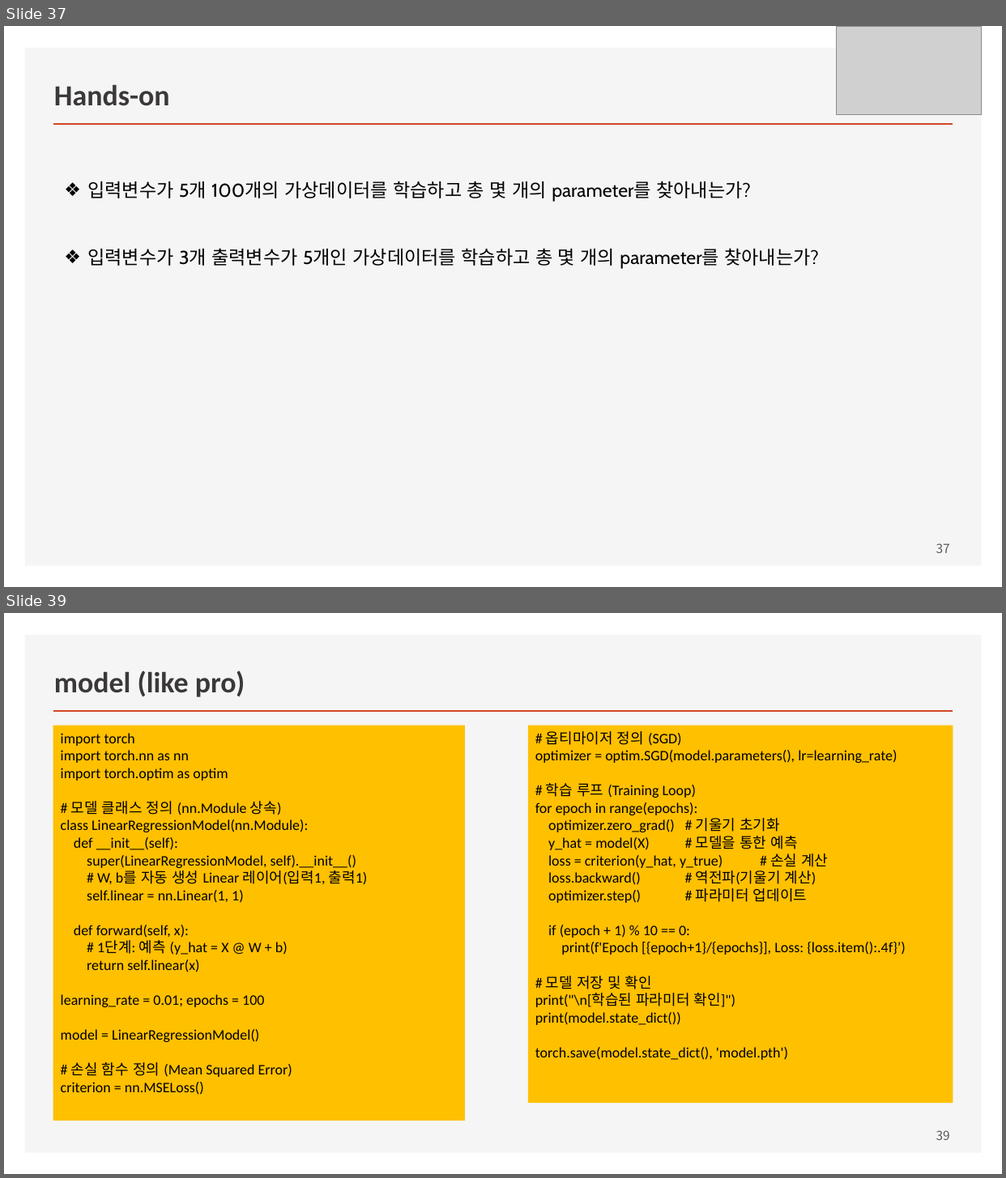
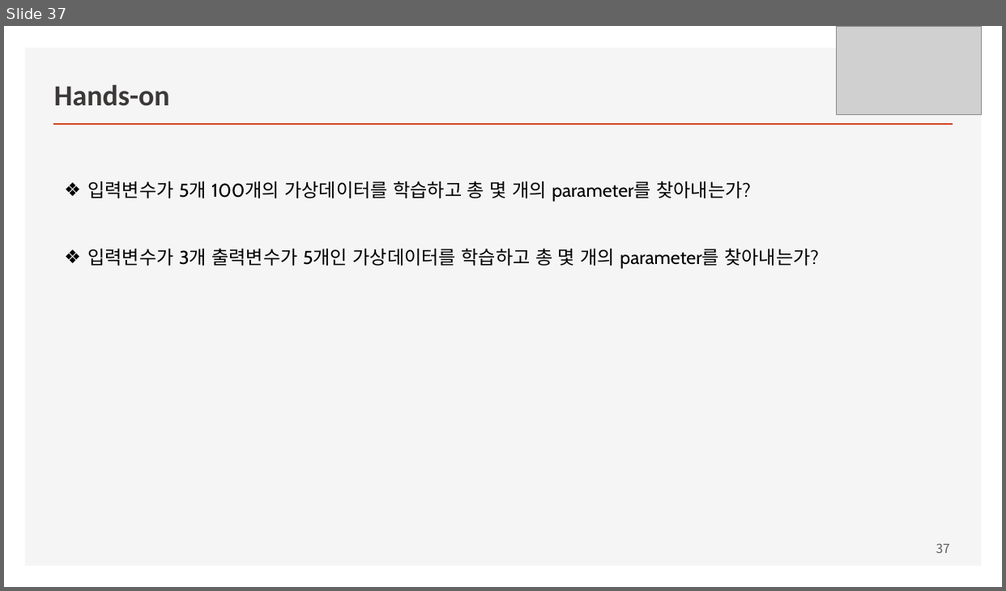
Before and after one commit to ancestor9/mathematics-for-machine-learning, a slide deck: Linear_Algebra/w5_02_Deep_Learning_with_pytorch.pptx. Shown one above the other, each under a label of ours: slides 37 and 39 before the commit, slide 37 after it; the slides between them are not shown. The pictures are 1006x1178 and 1006x591 pixels, drawn with LibreOffice and Linux fonts; fonts in the diff are those of the drawing; grey boxes stand for pictures. Boxes give left, top, right and bottom in pixels: in the first picture for what was removed or moved away, otherwise in the second. Text is boxed around its words. In the diff, an @@ line names an element or a change of style, - is before the commit and + after.

```diff
--- a/Linear_Algebra/w5_02_Deep_Learning_with_pytorch.pptx
+++ b/Linear_Algebra/w5_02_Deep_Learning_with_pytorch.pptx
@@ slide 39 removed at bbox=[4, 613, 1002, 1174], background #FFFFFF; not listed: 2 template elements that a slide beside it also shows @@
@@ title removed at bbox=[54, 671, 245, 697] @@
-model (like pro)
@@ rectangle removed at bbox=[53, 726, 465, 1121] @@
-import torch
-import torch.nn as nn
-import torch.optim as optim
-# 모델 클래스 정의 (nn.Module 상속)
-class LinearRegressionModel(nn.Module):
-def __init__(self):
-super(LinearRegressionModel, self).__init__()
-# W, b를 자동 생성 Linear 레이어(입력1, 출력1)
-self.linear = nn.Linear(1, 1)
-def forward(self, x):
-# 1단계: 예측 (y_hat = X @ W + b)
-return self.linear(x)
-learning_rate = 0.01; epochs = 100
-model = LinearRegressionModel()
-# 손실 함수 정의 (Mean Squared Error)
-criterion = nn.MSELoss()
@@ rectangle removed at bbox=[528, 726, 953, 1103] @@
-# 옵티마이저 정의 (SGD)
-optimizer = optim.SGD(model.parameters(), lr=learning_rate)
-# 학습 루프 (Training Loop)
-for epoch in range(epochs):
-optimizer.zero_grad() # 기울기 초기화
-y_hat = model(X) # 모델을 통한 예측
-loss = criterion(y_hat, y_true) # 손실 계산
-loss.backward() # 역전파(기울기 계산)
-optimizer.step() # 파라미터 업데이트
-if (epoch + 1) % 10 == 0:
-print(f'Epoch [{epoch+1}/{epochs}], Loss: {loss.item():.4f}’)
-# 모델 저장 및 확인
-print("\n[학습된 파라미터 확인]")
-print(model.state_dict())
-torch.save(model.state_dict(), 'model.pth')
@@ page number removed at bbox=[936, 1131, 950, 1140] @@
-39
```
Also in this commit, not shown: 3 other slides removed.
